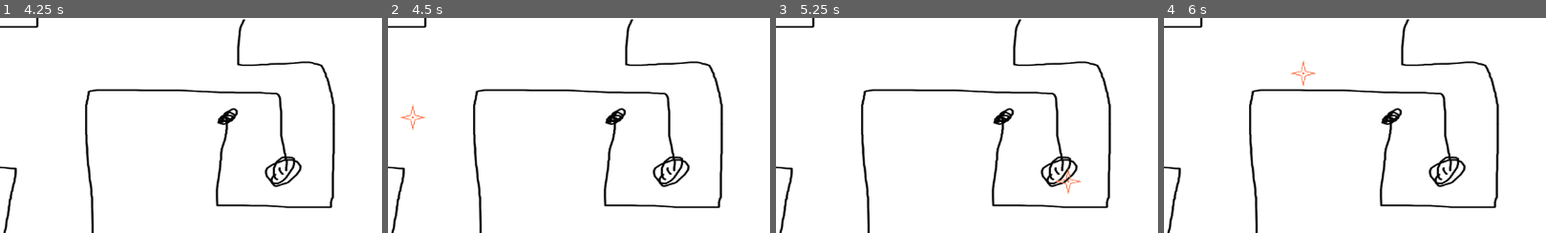
Above: before the commit, frames 1-4 (left to right).
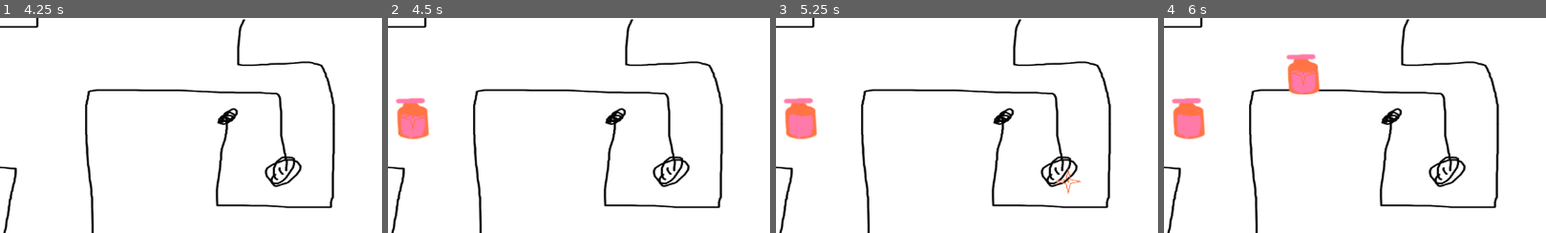
Above: after the commit, the same moments.

Repository: DevFTB/Cataclysm
Game: Godot game, scene res://Scenes/game.tscn
The game is run twice, just before and just after one commit, with the same random seed, the same clock (stepped at 60 frames per second) and the same inputs.
Inputs (mouse positions are % of the whole screen's width and height, from its top left):
- Up to frame 1 (4.25 s): tap Enter at 0.5, 2, 3.5 s; move the mouse to (72, 45) at 0.52 s; hold Right mouse button (target) 0.53-1.28 s; click (72, 45) at 0.67 s; tap Space at 1.25, 2.75 s; move the mouse to (30, 55) at 1.27 s; right-click (30, 55) at 1.35 s; click (30, 55) at 1.42 s; move the mouse to (60, 28) at 2.02 s; hold Right mouse button (target) 2.03-2.78 s; click (60, 28) at 2.17 s; move the mouse to (45, 70) at 2.77 s; right-click (45, 70) at 2.85 s; click (45, 70) at 2.92 s; move the mouse to (80, 65) at 3.52 s; hold Right mouse button (target) from 3.53 s (still down); click (80, 65) at 3.67 s
- Up to frame 2 (4.5 s): tap Space at 4.25 s; move the mouse to (20, 35) at 4.27 s; release Right mouse button (target) at 4.28 s; right-click (20, 35) at 4.35 s; click (20, 35) at 4.42 s
- Up to frame 3 (5.25 s): move the mouse to (55, 50) at 5.02 s; hold Right mouse button (target) from 5.03 s (still down); click (55, 50) at 5.17 s
- Up to frame 4 (6 s): move the mouse to (35, 25) at 5.77 s; release Right mouse button (target) at 5.78 s; right-click (35, 25) at 5.85 s; click (35, 25) at 5.92 s
The pictures show only the part of the screen within x 17-67%, y 12-62%; the shares and areas given below are measured in that part.

Frame 1 is identical in both runs. In frame 2, 1.4% of the frame differs, in the area x 2-11%, y 36-57%; in frame 3, 1.5%; in frame 4, 2.9%, in the area x 2-41%, y 16-57%.

Commit message:
creates instance of tower on click

Diff:
--- /dev/null
+++ b/PackedScenes/Tower.tscn
@@ -0,0 +1,8 @@
+[gd_scene load_steps=2 format=3 uid="uid://b3jh030uaw7tg"]
+
+[ext_resource type="Texture2D" uid="uid://nydvsnw34eaj" path="res://Resources/Level/Towers/debug_tower.png" id="1_28xor"]
+
+[node name="Tower" type="Node2D"]
+
+[node name="Sprite2d" type="Sprite2D" parent="."]
+texture = ExtResource("1_28xor")
--- a/Scenes/TowerPlacer.gd
+++ b/Scenes/TowerPlacer.gd
@@ -1,6 +1,7 @@
 extends Node2D
 
-
+@export var tower : PackedScene
+@export var tower_parent : NodePath
 
 var can_place : bool = false
 # Called when the node enters the scene tree for the first time.
@@ -16,7 +17,12 @@
 func _input(event):
 	if event is InputEventMouseButton:
 		if event.is_action_pressed("target"):
-			print(can_place)
+			if can_place:
+				print(can_place)
+				var new_tower = tower.instantiate() as Node2D
+				get_node(tower_parent).add_child(new_tower)
+
+				new_tower.position = get_viewport().get_mouse_position()
 
 
 func _on_placeable_area_can_place_changed(can_place):
--- a/Scenes/game.tscn
+++ b/Scenes/game.tscn
@@ -1,9 +1,10 @@
-[gd_scene load_steps=5 format=3 uid="uid://beancxtotpcf4"]
+[gd_scene load_steps=6 format=3 uid="uid://beancxtotpcf4"]
 
 [ext_resource type="Texture2D" uid="uid://cumlq5u7fe28r" path="res://Resources/Level/map1.png" id="1_bx5vf"]
 [ext_resource type="Texture2D" uid="uid://l6bfomveh046" path="res://Resources/UI/cursor.png" id="2_4rqab"]
 [ext_resource type="Script" path="res://Scenes/PlaceableArea.gd" id="2_gh5ds"]
 [ext_resource type="Script" path="res://Scenes/TowerPlacer.gd" id="2_yjuhy"]
+[ext_resource type="PackedScene" uid="uid://b3jh030uaw7tg" path="res://PackedScenes/Tower.tscn" id="4_lj420"]
 
 [node name="Game" type="Node2D"]
 
@@ -22,8 +23,12 @@
 [node name="CollisionShape2d" type="CollisionPolygon2D" parent="Map/PlaceableArea/TopLeftArea"]
 polygon = PackedVector2Array(6, 106, 6, 237, 132, 237, 132, 289, 228, 289, 228, 435, 319, 435, 316, 175, 545, 175, 545, 71, 487, 71, 487, 8, 264, 8, 6, 8)
 
+[node name="Towers" type="Node2D" parent="Map"]
+
 [node name="TowerPlacer" type="Node2D" parent="."]
 script = ExtResource("2_yjuhy")
+tower = ExtResource("4_lj420")
+tower_parent = NodePath("../Map/Towers")
 
 [node name="Sprite2d" type="Sprite2D" parent="TowerPlacer"]
 scale = Vector2(0.3, 0.3)
Binary file added: Resources/Level/Towers/debug_tower.png
Not shown, added: Resources/Level/Towers/debug_tower.png.import
